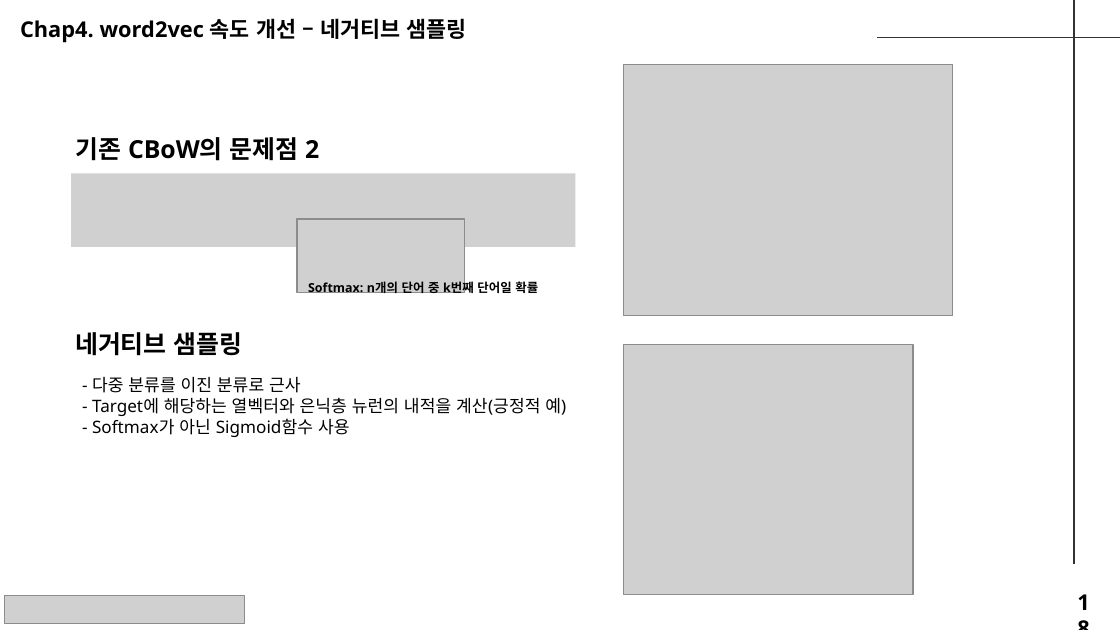
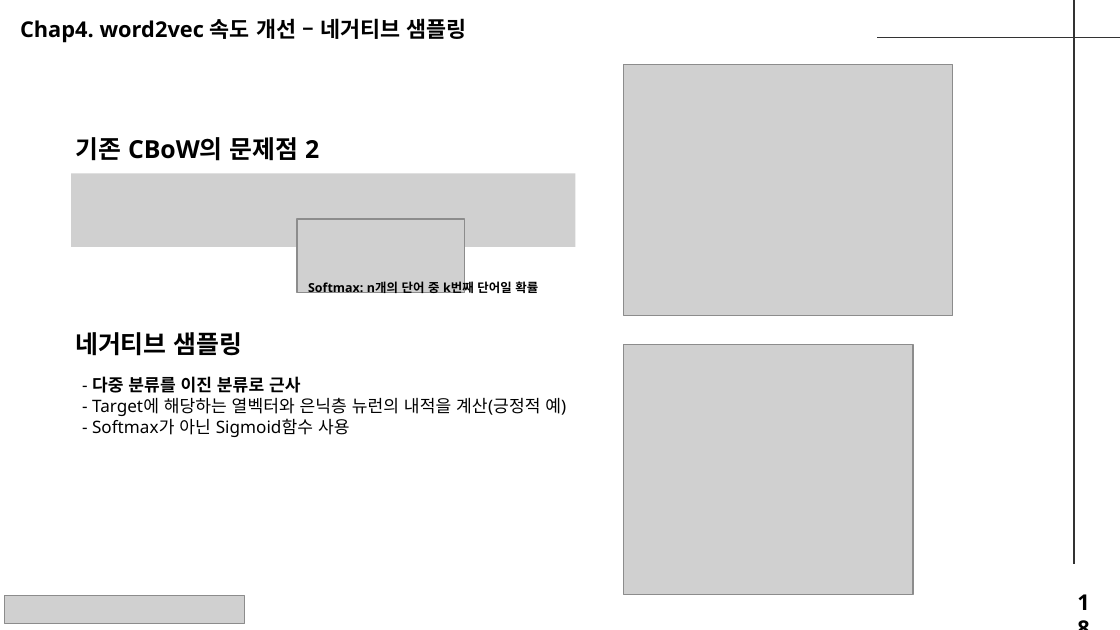
Before and after one commit to seungdeng/Deep-Learning-from-Scratch, a slide deck: slide 18 of study/발표자료/20250220_밑딥2_이승건_chap2345발표자료_NotoSans.pptx. Drawn at 1120x630 pixels with LibreOffice and Linux fonts; fonts in the diff are those of the drawing; grey boxes stand for pictures. Boxes give left, top, right and bottom in pixels: in the first picture for what was removed or moved away, otherwise in the second. Text is boxed around its words. In the diff, an @@ line names an element or a change of style, - is before the commit and + after.

```diff
--- a/study/발표자료/20250220_밑딥2_이승건_chap2345발표자료_NotoSans.pptx
+++ b/study/발표자료/20250220_밑딥2_이승건_chap2345발표자료_NotoSans.pptx
@@ text at [92, 376, 301, 393]: bold on in "다중 분류를 이진 분류로 근사" @@
```
Also in this commit, not shown: 14 other slides changed.
